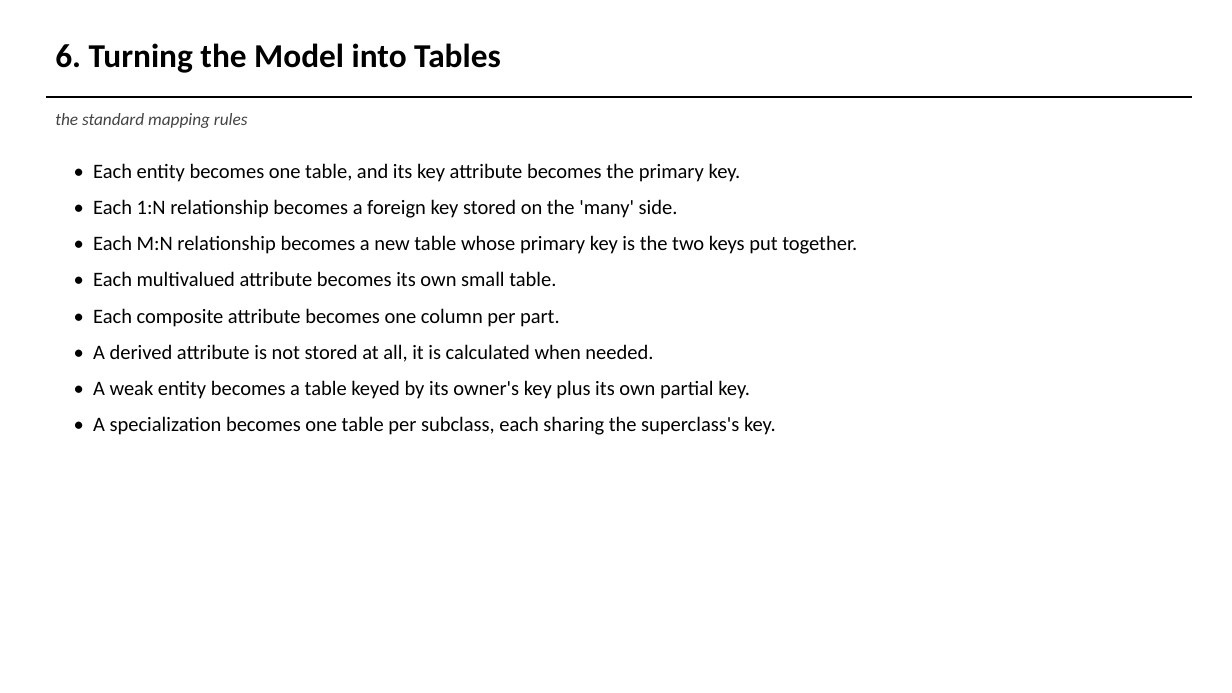
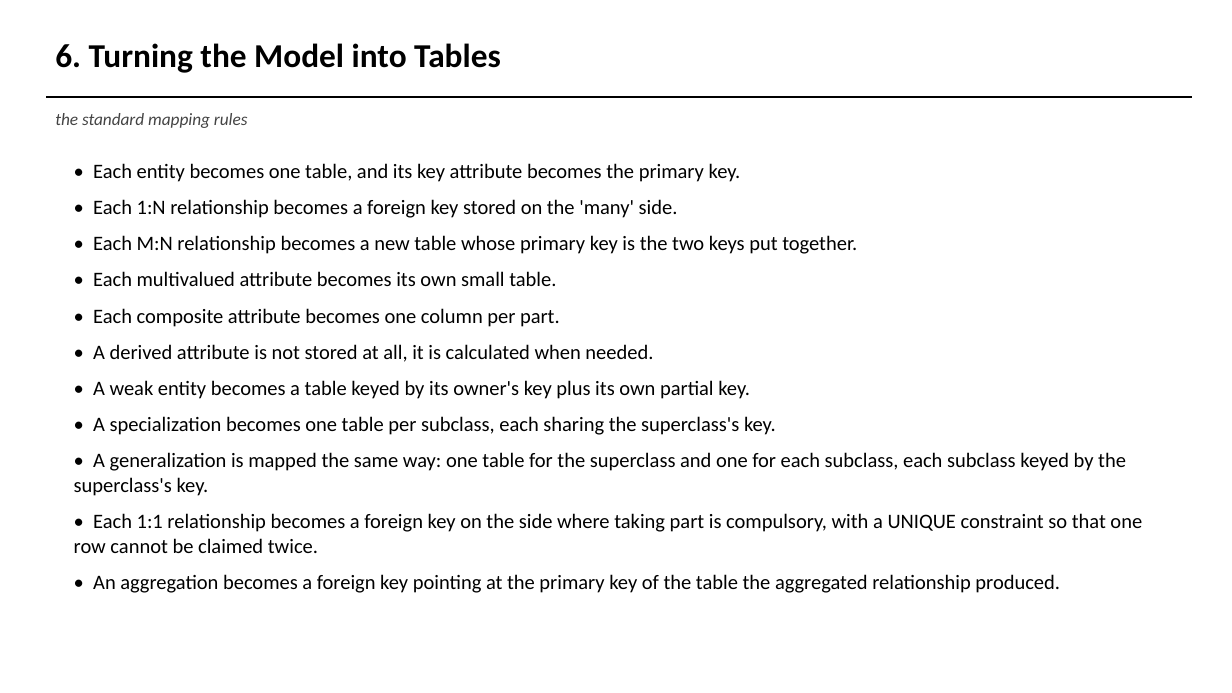
Before and after one commit to AviDhandhania/warehouse-supply-chain-dbms, a slide deck: slide 15 of presentation/DA1_Presentation.pptx (slide 12 before the commit). Drawn at 1232x693 pixels with LibreOffice and Linux fonts; fonts in the diff are those of the drawing. Boxes give left, top, right and bottom in pixels: in the first picture for what was removed or moved away, otherwise in the second. Text is boxed around its words. In the diff, an @@ line names an element or a change of style, - is before the commit and + after.

Commit message:
DA1: add generalization, aggregation and a 1:1 relationship
MANAGES joins EMPLOYEE and WAREHOUSE one to one, which is what WAREHOUSE
already needed to justify ManagerID. The column now carries a UNIQUE
constraint, so WAREHOUSE has a second candidate key and is still in BCNF.

Generalization lifts SHIPMENT and GOODS_RETURN into GOODS_MOVEMENT. Both
subclasses are in the ER model as separate entities with their own links to
ORDERS and WAREHOUSE, and the EER model lifts the shared columns and both
links into the superclass, collapsing ShipmentID and ReturnID into
MovementID. Built upwards from what existed, which is the only thing that
distinguishes it from the specialization already in the model.

Aggregation boxes SUPPLIER, SUPPLIES and PRODUCT and hangs INSPECTION off the
box. The ER model gives INSPECTION two separate links, one per participant,
so the figure shows why the aggregation is needed. It maps to a two-column
foreign key into SUPPLIES, so an inspection cannot name a pair that is not
supplied. Drawn as its own figure, since the box would have covered half of
the EER model.

Final schema goes from 17 tables to 20 with INSPECTION, GOODS_MOVEMENT and
GOODS_RETURN. Eight come out of the normalization and twelve straight from
the mapping.

The normalization chain is untouched: sample_data, the five norm figures and
decomp_tree are byte for byte what they were, because the lineage runs
through the other eight tables. Every count in the report, the deck and the
README follows the new totals.

```diff
--- a/presentation/DA1_Presentation.pptx
+++ b/presentation/DA1_Presentation.pptx
@@ text at [74,452,1142,593]: paragraphs added @@
+• A generalization is mapped the same way: one table for the superclass and one for each subclass, each subclass keyed by the superclass's key.
+• Each 1:1 relationship becomes a foreign key on the side where taking part is compulsory, with a UNIQUE constraint so that one row cannot be claimed twice.
+• An aggregation becomes a foreign key pointing at the primary key of the table the aggregated relationship produced.
```
Also in this commit, not shown: 12 other slides changed, 3 slides added, 8 other files.
